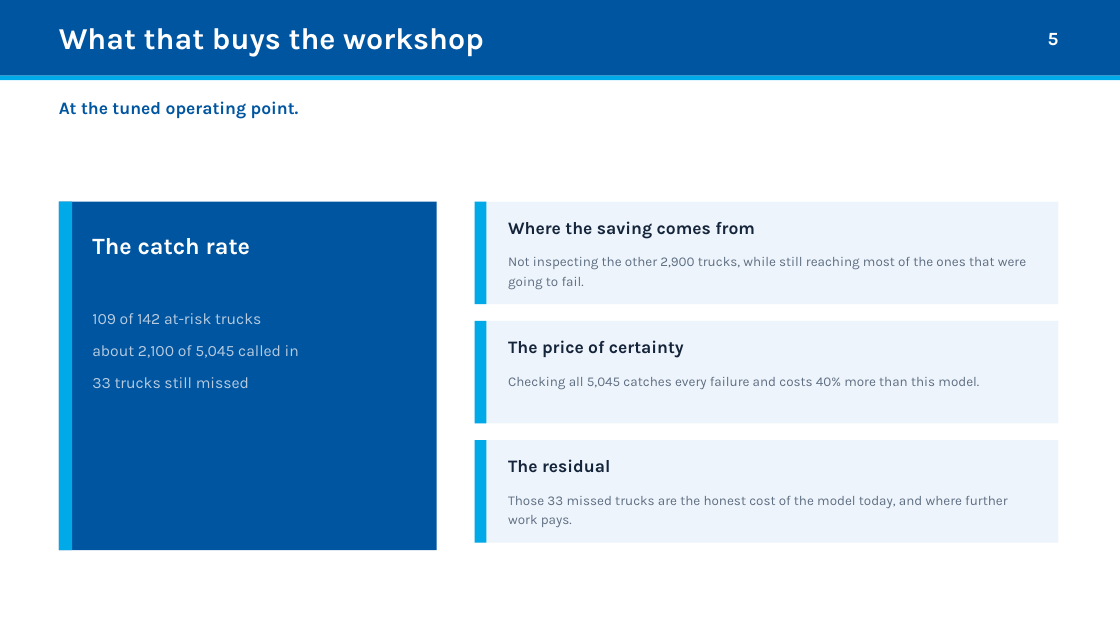
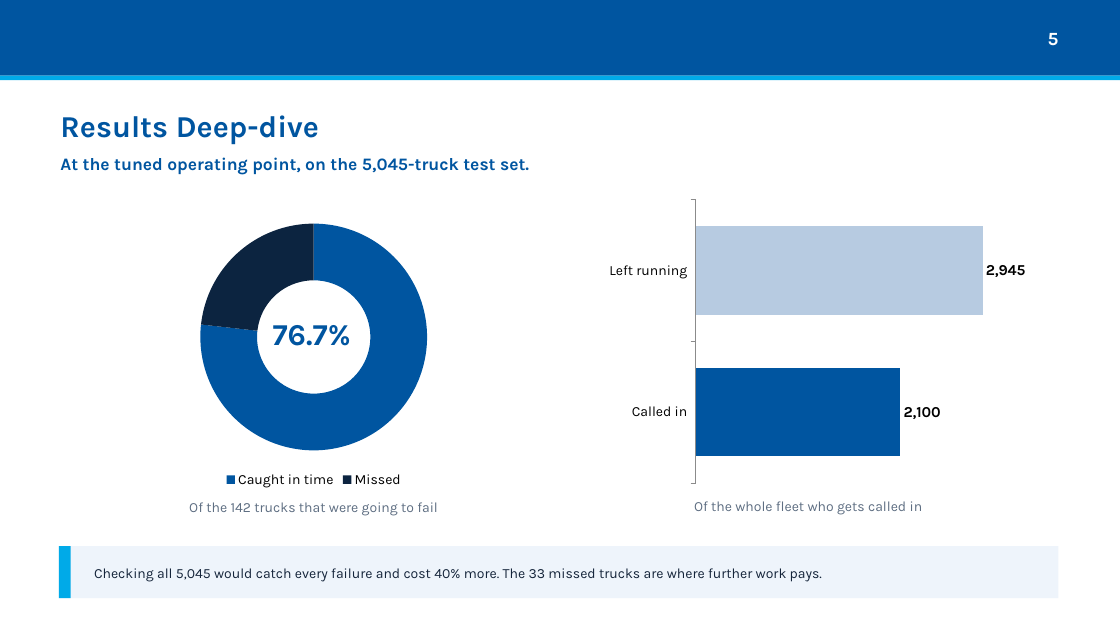
Before and after one commit to jiramethtmt/predictive-maintenance-time-series, a slide deck: slide 6 of docs/predictive-maintenance-tomastech.pptx (slide 5 before the commit). Drawn at 1120x630 pixels with LibreOffice and Linux fonts; fonts in the diff are those of the drawing. Boxes give left, top, right and bottom in pixels: in the first picture for what was removed or moved away, otherwise in the second. Text is boxed around its words. In the diff, an @@ line names an element or a change of style, - is before the commit and + after.

Commit message:
Chart the catch rate and the benchmark, and keep the current deck files

```diff
--- a/docs/predictive-maintenance-tomastech.pptx
+++ b/docs/predictive-maintenance-tomastech.pptx
@@ text at box(60, 115, 319, 145): text changed; text colour #FFFFFF to #0055A0 @@
-What that buys the workshop
+Results Deep-dive
@@ text at box(60, 157, 529, 175): text changed @@
-At the tuned operating point.
+At the tuned operating point, on the 5,045-truck test set.
@@ rectangle removed at box(59, 202, 437, 550) @@
@@ rectangle removed at box(59, 202, 72, 550) @@
@@ rectangle removed at box(475, 202, 1059, 304) @@
@@ rectangle removed at box(475, 202, 486, 304) @@
@@ bar chart added at box(601, 193, 1046, 488) @@
+categories: Called in, Left running
+Series 1: 2100, 2945
@@ text removed at box(92, 238, 250, 255) @@
-The catch rate
@@ doughnut chart added at box(94, 212, 534, 492) @@
+categories: Caught in time, Missed
+Series 1: 77, 23
@@ text removed at box(508, 221, 755, 239) @@
-Where the saving comes from
@@ text removed at box(508, 257, 1026, 289) @@
-Not inspecting the other 2,900 trucks, while still reaching most of the ones that were going to fail.
@@ text removed at box(92, 313, 299, 388) @@
-109 of 142 at-risk trucks
-about 2,100 of 5,045 called in
-33 trucks still missed
@@ text added at box(273, 325, 351, 346), 26 pt, text #0055A0, bold @@
+76.7%
@@ rectangle removed at box(475, 321, 1059, 423) @@
@@ rectangle removed at box(475, 321, 486, 423) @@
@@ text removed at box(508, 340, 684, 358) @@
-The price of certainty
@@ text removed at box(508, 377, 979, 389) @@
-Checking all 5,045 catches every failure and costs 40% more than this model.
@@ rectangle removed at box(475, 440, 1059, 543) @@
@@ rectangle removed at box(475, 440, 486, 543) @@
@@ text removed at box(508, 459, 610, 473) @@
-The residual
@@ text added at box(189, 502, 438, 516), 12 pt, text #5E6E82 @@
+Of the 142 trucks that were going to fail
@@ text removed at box(508, 496, 1007, 527) @@
-Those 33 missed trucks are the honest cost of the model today, and where further work pays.
@@ text added at box(694, 501, 923, 515), 12 pt, text #5E6E82 @@
+Of the whole fleet who gets called in
@@ rectangle added at box(59, 546, 1059, 598), fill #EEF4FB @@
@@ rectangle added at box(59, 546, 71, 598), fill #00AAE8 @@
@@ text added at box(94, 568, 822, 582), 12 pt, text #14243A @@
+Checking all 5,045 would catch every failure and cost 40% more. The 33 missed trucks are where further work pays.
```
Also in this commit, not shown: 7 other slides changed, 1 slide added, 3 slides removed, 3 other files.
